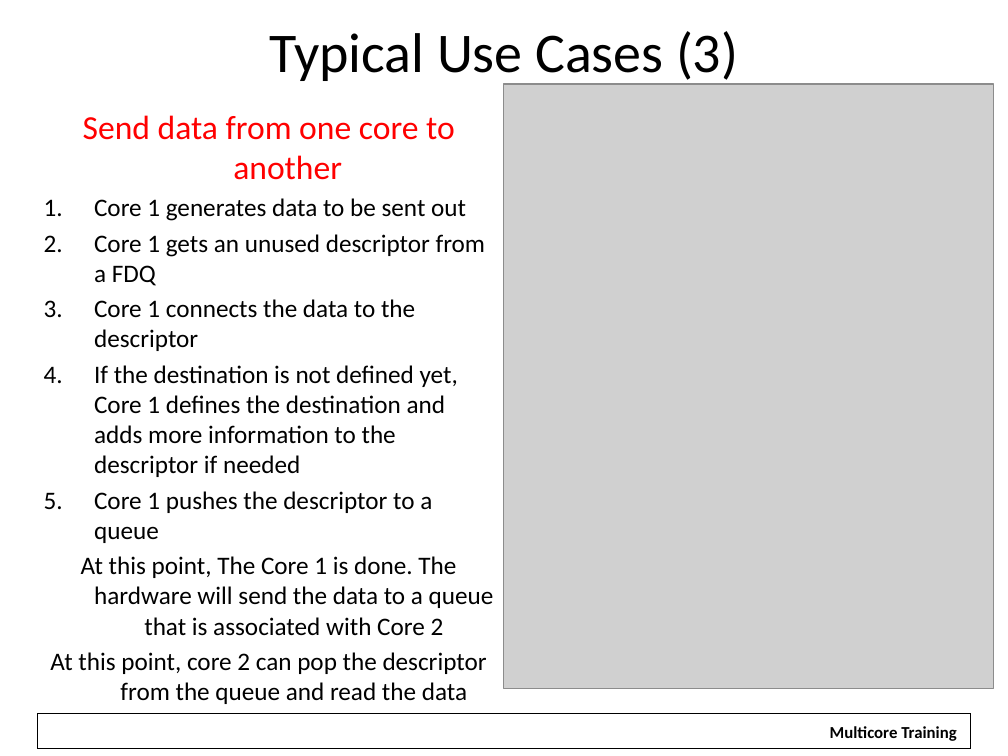
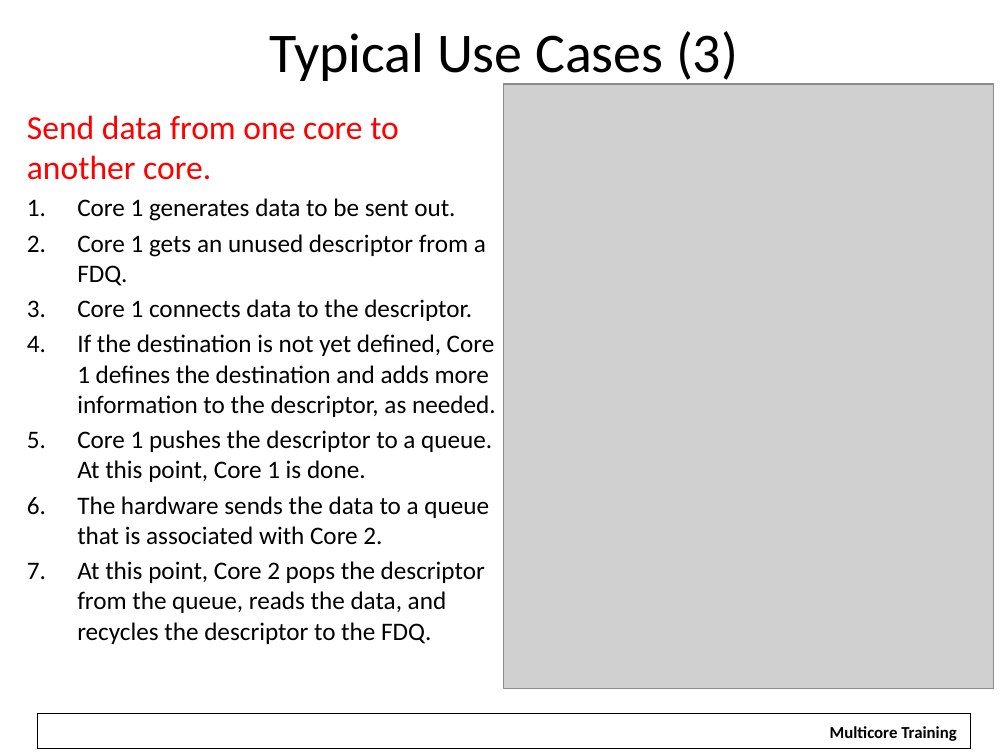
Before and after one commit to hari1989/keystone-workshop, a slide deck: slide 9 of slides/KeyStone Multicore Navigator.pptx (slide 8 before the commit). Drawn at 1008x756 pixels with LibreOffice and Linux fonts; fonts in the diff are those of the drawing; grey boxes stand for pictures; background and template pictures are left out. Boxes give left, top, right and bottom in pixels: in the first picture for what was removed or moved away, otherwise in the second. Text is boxed around its words. In the diff, an @@ line names an element or a change of style, - is before the commit and + after.

```diff
--- a/slides/KeyStone Multicore Navigator.pptx
+++ b/slides/KeyStone Multicore Navigator.pptx
@@ text at [27, 115, 496, 644]: text changed @@
-Send data from one core to another
-1. Core 1 generates data to be sent out
-2. Core 1 gets an unused descriptor from a FDQ
-3. Core 1 connects the data to the descriptor
-4. If the destination is not defined yet, Core 1 defines the destination and adds more information to the descriptor if needed
-5. Core 1 pushes the descriptor to a queue
-At this point, The Core 1 is done. The hardware will send the data to a queue that is associated with Core 2
-At this point, core 2 can pop the descriptor from the queue and read the data
+Send data from one core to another core.
+1. Core 1 generates data to be sent out.
+2. Core 1 gets an unused descriptor from a FDQ.
+3. Core 1 connects data to the descriptor.
+4. If the destination is not yet defined, Core 1 defines the destination and adds more information to the descriptor, as needed.
+5. Core 1 pushes the descriptor to a queue. At this point, Core 1 is done.
+6. The hardware sends the data to a queue that is associated with Core 2.
+7. At this point, Core 2 pops the descriptor from the queue, reads the data, and recycles the descriptor to the FDQ.
```
Also in this commit, not shown: 46 other slides changed, 1 slide added, 2 other files.
